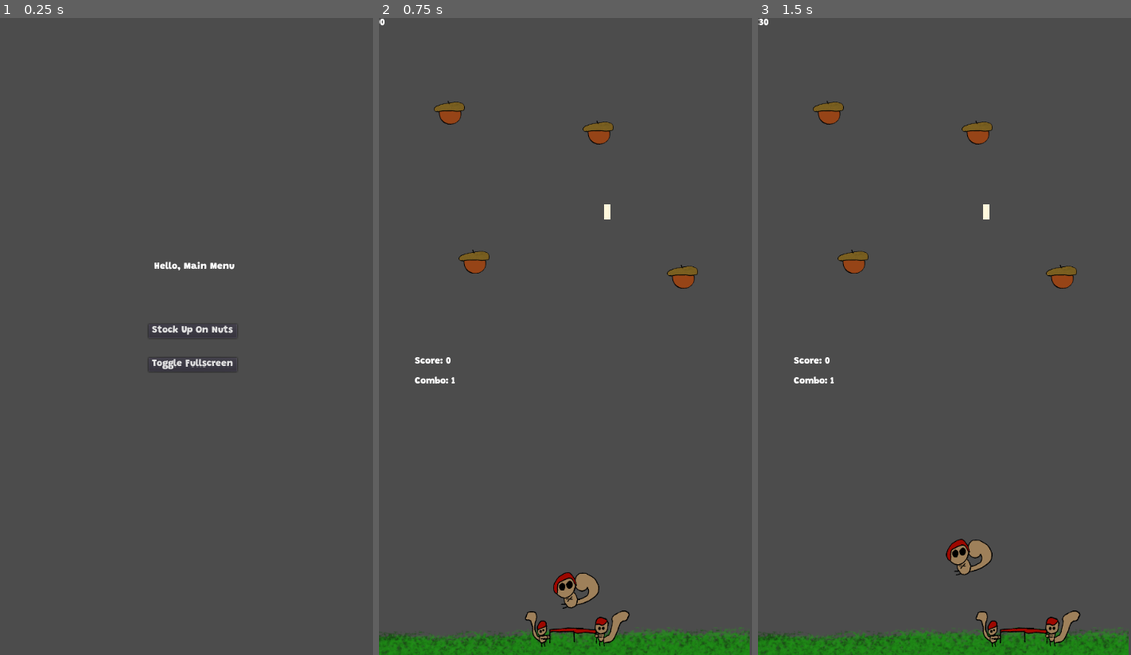
Above: before the commit, frames 1-3 (left to right).
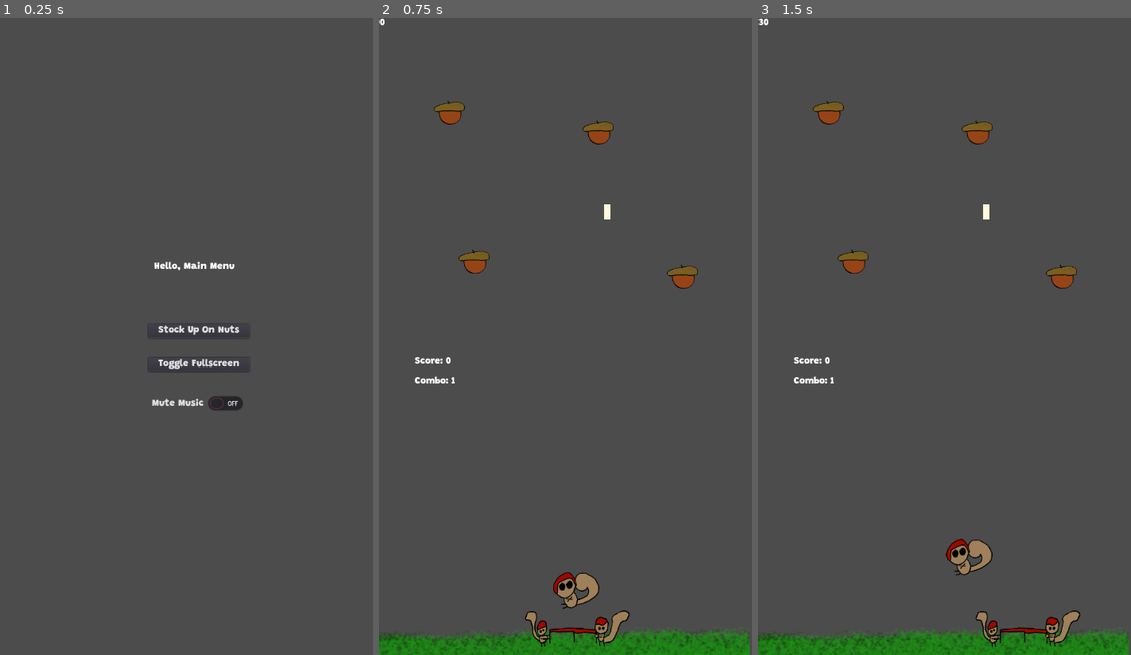
Above: after the commit, the same moments.

Repository: the-g-force/FamJam-September2020
Game: Godot game, scene res://src/screens/MenuScreen.tscn
Two runs of this game, one before a commit and one after it. Both use one fixed random seed, a clock stepped at 60 frames per second and the inputs below. This scene is started directly instead of the project's main scene.
Inputs (mouse positions are in pixels of both pictures, inside the frame that each line leads up to):
- Up to frame 1 (0.25 s): no input
- Up to frame 2 (0.75 s): click "Stock Up On Nuts" at 0.5 s
- Up to frame 3 (1.5 s): tap Enter at 1.25 s; move the mouse to (1026, 304) at 1.27 s; hold D (move_right) from 1.28 s (still down); click (1026, 304) at 1.42 s

The runs differ from the first frame. In frame 1, 0.7% of the frame differs, in the area x 40-66%, y 48-62%; in frame 2, nothing differs; in frame 3, nothing differs.

Commit message:
Add ability to mute music from main menu
This also involved fixing the path to Grandstander.tres

Diff:
--- a/project/src/Jukebox.gd
+++ b/project/src/Jukebox.gd
@@ -1,5 +1,16 @@
 extends AudioStreamPlayer
+
+onready var _music_bus_index := AudioServer.get_bus_index("Music")
+
 
 func play_gamplay_song():
 	if not playing:
 		play()
+
+
+func mute():
+	AudioServer.set_bus_mute(_music_bus_index, true)
+
+
+func unmute():
+	AudioServer.set_bus_mute(_music_bus_index, false)
--- a/project/src/Jukebox.tscn
+++ b/project/src/Jukebox.tscn
@@ -5,6 +5,5 @@
 
 [node name="AudioStreamPlayer" type="AudioStreamPlayer"]
 stream = ExtResource( 1 )
-autoplay = true
 bus = "Music"
 script = ExtResource( 2 )
--- a/project/src/TestLevel.tscn
+++ b/project/src/TestLevel.tscn
@@ -5,7 +5,7 @@
 [ext_resource path="res://src/Collectable.tscn" type="PackedScene" id=3]
 [ext_resource path="res://src/TestLevel.gd" type="Script" id=4]
 [ext_resource path="res://src/Birdfeeder.tscn" type="PackedScene" id=5]
-[ext_resource path="res://src/Grandstander.tres" type="DynamicFont" id=6]
+[ext_resource path="res://assets/fonts/Grandstander.tres" type="DynamicFont" id=6]
 [ext_resource path="res://assets/grass.png" type="Texture" id=7]
 
 [sub_resource type="RectangleShape2D" id=1]
--- a/project/src/screens/LaunchScreen.tscn
+++ b/project/src/screens/LaunchScreen.tscn
@@ -1,7 +1,7 @@
 [gd_scene load_steps=4 format=2]
 
 [ext_resource path="res://src/screens/LaunchScreen.gd" type="Script" id=1]
-[ext_resource path="res://src/Grandstander.tres" type="DynamicFont" id=2]
+[ext_resource path="res://assets/fonts/Grandstander.tres" type="DynamicFont" id=2]
 
 [sub_resource type="Animation" id=1]
 resource_name = "FadeInContinueLabel"
--- a/project/src/screens/MenuScreen.gd
+++ b/project/src/screens/MenuScreen.gd
@@ -8,3 +8,10 @@
 func _on_FullscreenButton_pressed():
 	GameStats.reset()
 	OS.window_fullscreen = not OS.window_fullscreen
+
+
+func _on_MuteMusicButton_toggled(button_pressed):
+	if button_pressed:
+		Jukebox.mute()
+	else:
+		Jukebox.unmute()
--- a/project/src/screens/MenuScreen.tscn
+++ b/project/src/screens/MenuScreen.tscn
@@ -1,7 +1,7 @@
 [gd_scene load_steps=3 format=2]
 
 [ext_resource path="res://src/screens/MenuScreen.gd" type="Script" id=1]
-[ext_resource path="res://src/Grandstander.tres" type="DynamicFont" id=2]
+[ext_resource path="res://assets/fonts/Grandstander.tres" type="DynamicFont" id=2]
 
 [node name="MenuScreen" type="Control"]
 anchor_right = 1.0
@@ -22,6 +22,9 @@
 margin_bottom = -106.0
 custom_fonts/font = ExtResource( 2 )
 text = "Hello, Main Menu"
+__meta__ = {
+"_edit_use_anchors_": false
+}
 
 [node name="VBoxContainer" type="VBoxContainer" parent="."]
 anchor_left = 0.5
@@ -38,19 +41,30 @@
 }
 
 [node name="PlayButton" type="Button" parent="VBoxContainer"]
-margin_right = 147.0
+margin_right = 165.0
 margin_bottom = 23.0
 custom_fonts/font = ExtResource( 2 )
 text = "Stock Up On Nuts"
 
 [node name="FullscreenButton" type="Button" parent="VBoxContainer"]
 margin_top = 55.0
-margin_right = 147.0
+margin_right = 165.0
 margin_bottom = 78.0
 custom_fonts/font = ExtResource( 2 )
 text = "Toggle Fullscreen"
 __meta__ = {
 "_edit_use_anchors_": false
 }
+
+[node name="MuteMusicButton" type="CheckButton" parent="VBoxContainer"]
+margin_top = 110.0
+margin_right = 165.0
+margin_bottom = 150.0
+custom_fonts/font = ExtResource( 2 )
+text = "Mute Music"
+__meta__ = {
+"_edit_use_anchors_": false
+}
 [connection signal="pressed" from="VBoxContainer/PlayButton" to="." method="_on_PlayButton_pressed"]
 [connection signal="pressed" from="VBoxContainer/FullscreenButton" to="." method="_on_FullscreenButton_pressed"]
+[connection signal="toggled" from="VBoxContainer/MuteMusicButton" to="." method="_on_MuteMusicButton_toggled"]
Renamed: project/src/Grandstander.tres -> project/assets/fonts/Grandstander.tres
